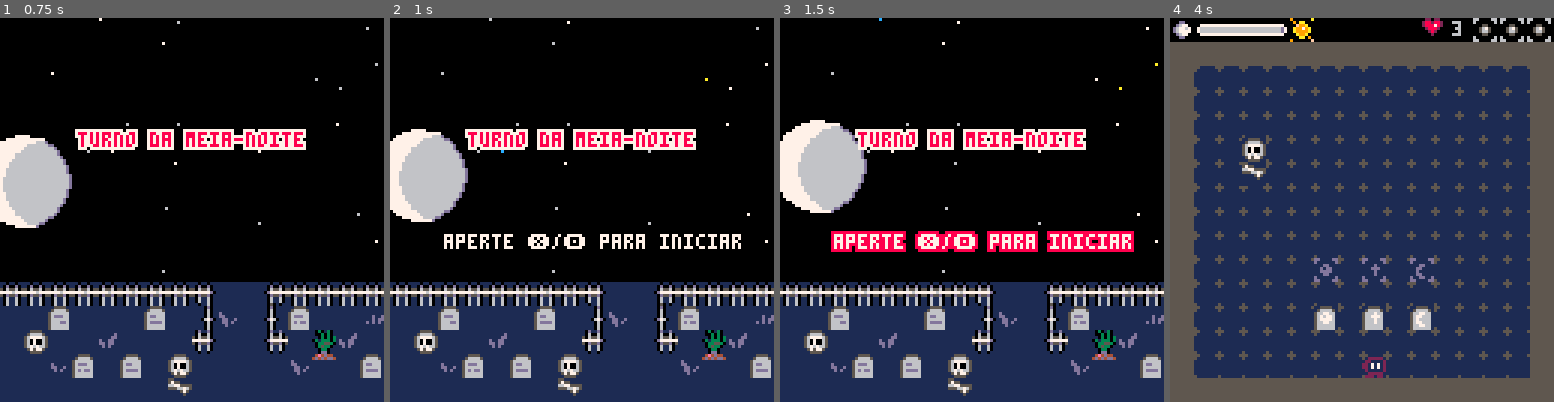
Above: before the commit, frames 1-4 (left to right).
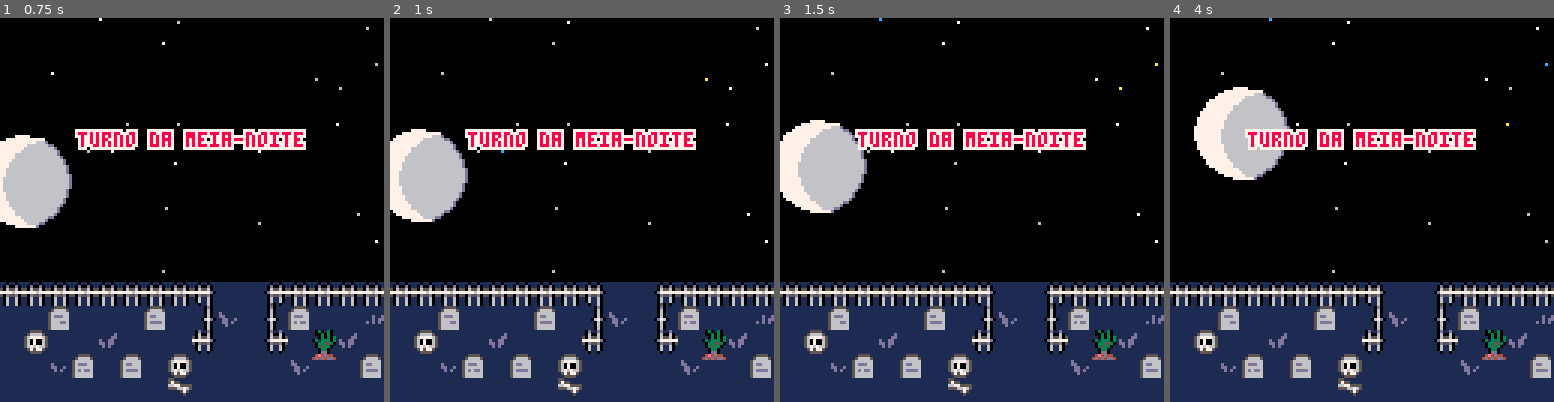
Above: after the commit, the same moments.

Repository: jeffersonrpn/turno-da-meia-noite
Game: PICO-8 cartridge midnightshift.p8
The game is run twice, just before and just after one commit, with the same random seed, the same clock (stepped at 60 frames per second) and the same inputs.
Inputs:
- Up to frame 1 (0.75 s): tap X (X key) at 0.33 s; tap O (Z key) at 0.7 s
- Up to frame 2 (1 s): no input
- Up to frame 3 (1.5 s): tap X (X key) at 1.07 s
- Up to frame 4 (4 s): hold Right 1.6-2.1 s; tap O (Z key) every 0.4 s from 1.7 to 3.7 s; tap X (X key) at 1.85, 2.97 s; hold Up 2.15-2.42 s; hold Right 2.47-3.03 s; hold Left 3.08-3.58 s; hold Down 3.63-3.97 s

Frame 1 is identical in both runs. In frame 2, 1.4% of the frame differs, in the area x 14-92%, y 56-61%; in frame 3, 3.8%; in frame 4, 82%, in the area x 0-100%, y 0-100%.

Commit message:
Cria frames para mensagens de texto

Diff:
--- a/midnightshift.p8
+++ b/midnightshift.p8
@@ -282,6 +282,24 @@
   end
   print(text, nx, y, c)
 end
+
+function draw_frame(x, y, w, h)
+  -- fundo da moldura
+  rectfill(x, y, x+w, y+h, 0)
+  -- borda externa
+  rect(x-1, y-1, x+w+1, y+h+1, 5)
+  -- borda interna
+  rect(x, y, x+w, y+h, 7)
+end
+
+function draw_frame_with_title(title, x, y, w, h)
+  -- centraliza o titulo
+  local tw = #title * 4
+  local tx = x + (w - tw) / 2
+
+  print(title, tx, y - 8, 7)
+  draw_frame(x, y, w, h)
+end
 -->8
 -- gameplay
 
@@ -395,7 +413,7 @@
 function menu_init()
   menu_t = 0
   menu_starting = false
-  menu_deplay = 30
+  menu_deplay = 160
   menu_blink_t = 0
 
   moon_init()
@@ -518,6 +536,8 @@
 
 function dica_draw()
   cls(1)
+  draw_frame_with_title("dicas", 8, 32, 112, 60)
+
   print("antes do amanhecer,", 20, 48, 7)
   print("reorganize os tumulos.", 16, 60, 7)
   print("pressione para continuar", 10, 90, 6)
Not shown, changed: 130 lines of the sprite sheet (__gfx__) section of midnightshift.p8
Not shown, changed: the thumbnail (__label__) section of midnightshift.p8
